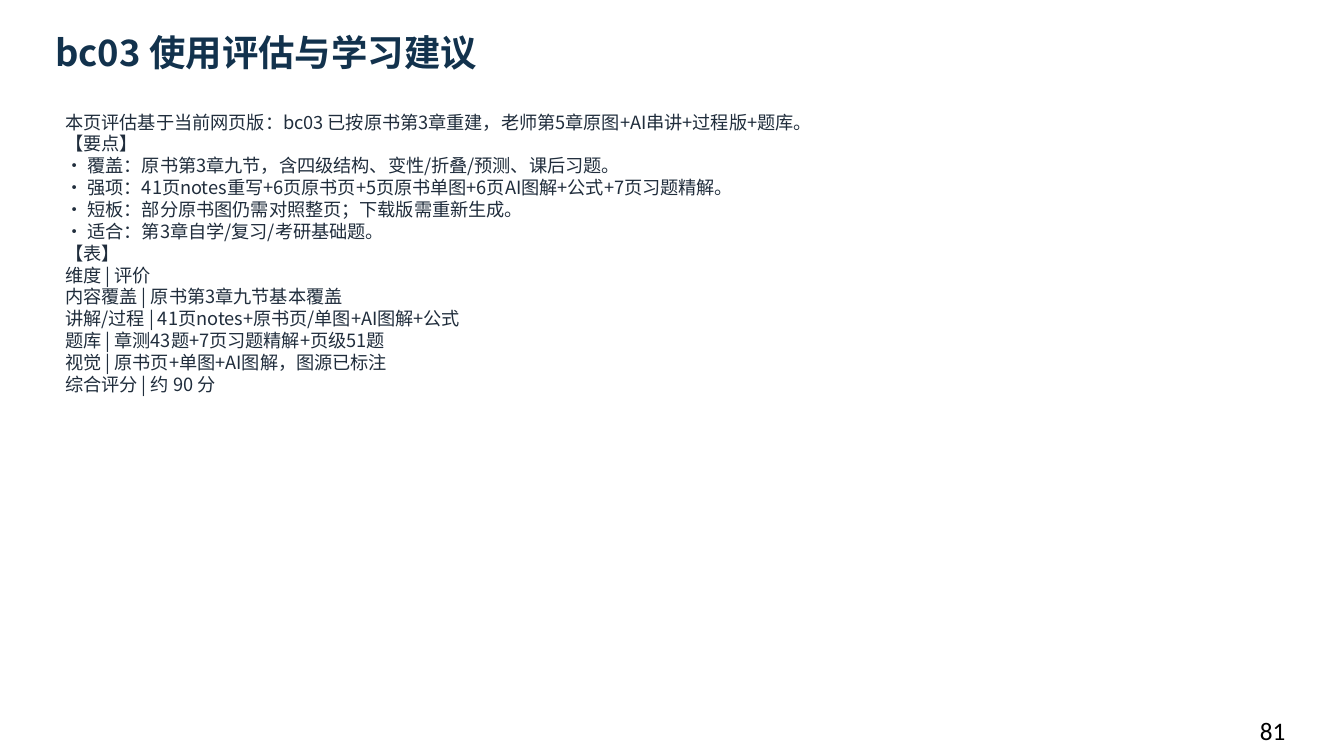
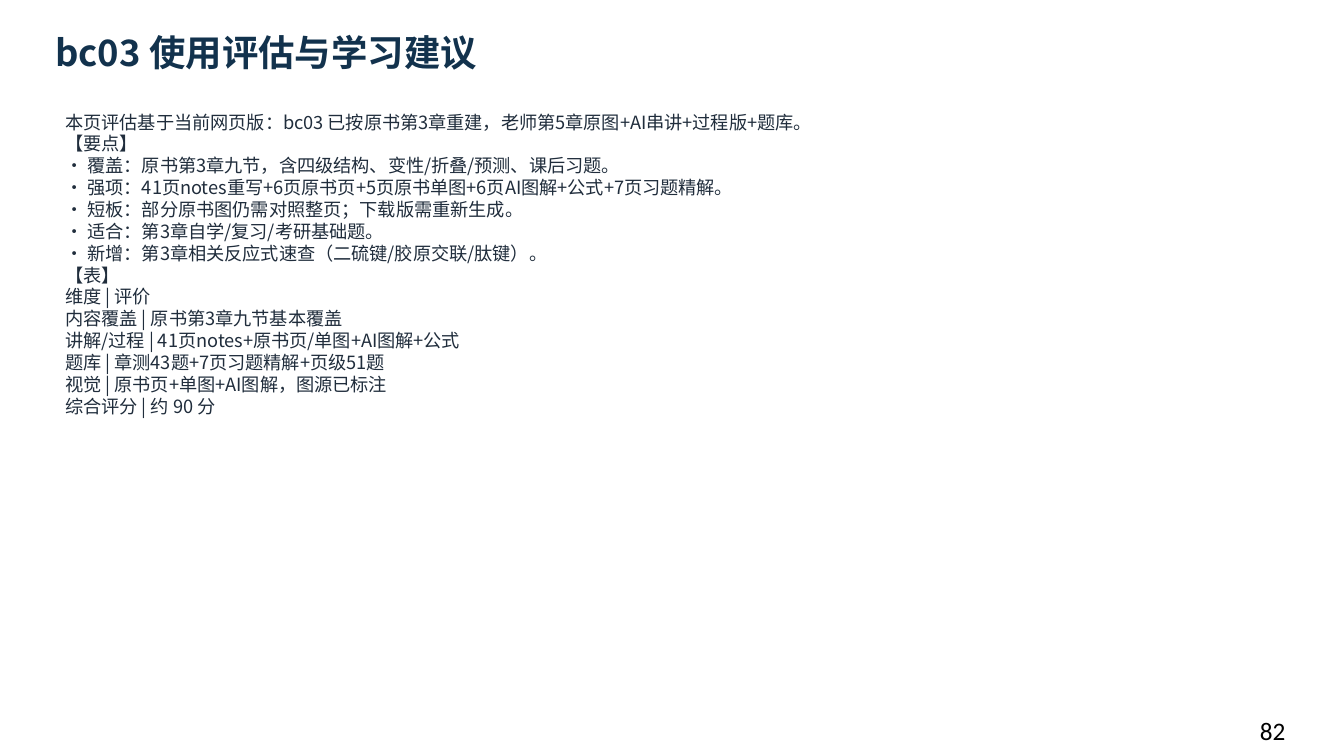
Before and after one commit to newkan-li/Biochemistry, a slide deck: slide 82 of downloads/bc03-ai-style.pptx (slide 81 before the commit). Drawn at 1344x756 pixels with LibreOffice and Linux fonts; fonts in the diff are those of the drawing. Boxes give left, top, right and bottom in pixels: in the first picture for what was removed or moved away, otherwise in the second. Text is boxed around its words. In the diff, an @@ line names an element or a change of style, - is before the commit and + after.

```diff
--- a/downloads/bc03-ai-style.pptx
+++ b/downloads/bc03-ai-style.pptx
@@ text at <box>65,113,812,415</box>: text changed @@
-本页评估基于当前网页版：bc03 已按原书第3章重建，老师第5章原图+AI串讲+过程版+题库。
-【要点】
-• 覆盖：原书第3章九节，含四级结构、变性/折叠/预测、课后习题。
-• 强项：41页notes重写+6页原书页+5页原书单图+6页AI图解+公式+7页习题精解。
-• 短板：部分原书图仍需对照整页；下载版需重新生成。
-• 适合：第3章自学/复习/考研基础题。
-【表】
-维度 | 评价
-内容覆盖 | 原书第3章九节基本覆盖
-讲解/过程 | 41页notes+原书页/单图+AI图解+公式
-题库 | 章测43题+7页习题精解+页级51题
-视觉 | 原书页+单图+AI图解，图源已标注
-综合评分 | 约 90 分
+本页评估基于当前网页版：bc03 已按原书第3章重建，老师第5章原图+AI串讲+过程版+题库。
+【要点】
+• 覆盖：原书第3章九节，含四级结构、变性/折叠/预测、课后习题。
+• 强项：41页notes重写+6页原书页+5页原书单图+6页AI图解+公式+7页习题精解。
+• 短板：部分原书图仍需对照整页；下载版需重新生成。
+• 适合：第3章自学/复习/考研基础题。
+• 新增：第3章相关反应式速查（二硫键/胶原交联/肽键）。
+【表】
+维度 | 评价
+内容覆盖 | 原书第3章九节基本覆盖
+讲解/过程 | 41页notes+原书页/单图+AI图解+公式
+题库 | 章测43题+7页习题精解+页级51题
+视觉 | 原书页+单图+AI图解，图源已标注
+综合评分 | 约 90 分
@@ text at <box>1260,722,1286,741</box>: text changed @@
-81
+82
```
Also in this commit, not shown: 1 slide added, 5 other files.
